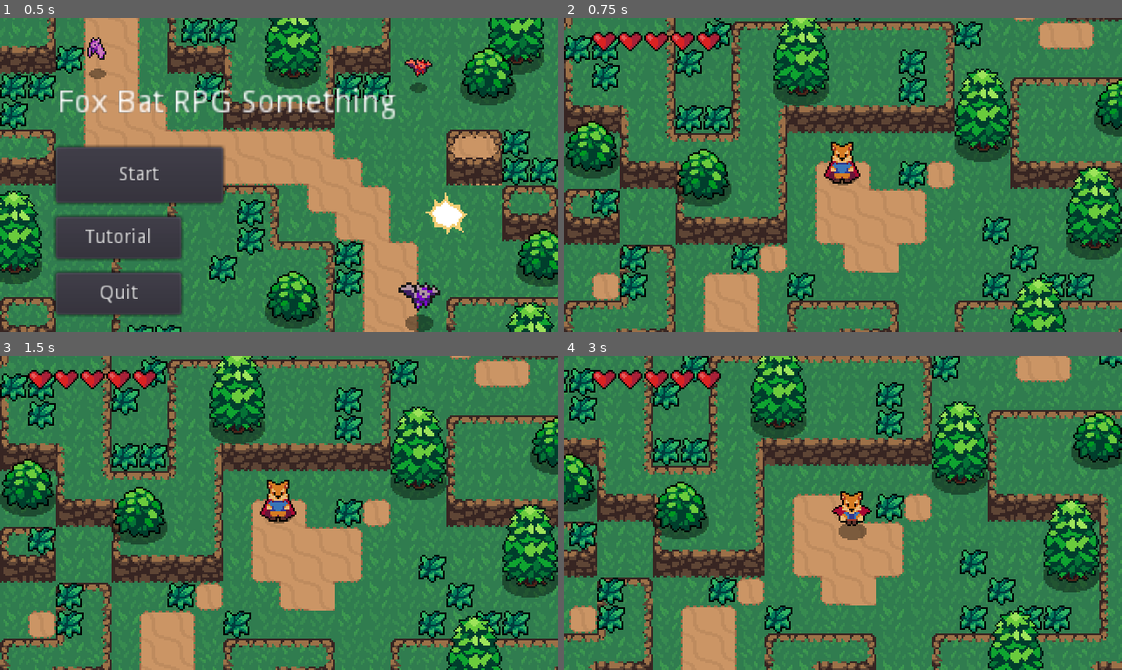
Above: before the commit, frames 1-4 (two rows, left to right).
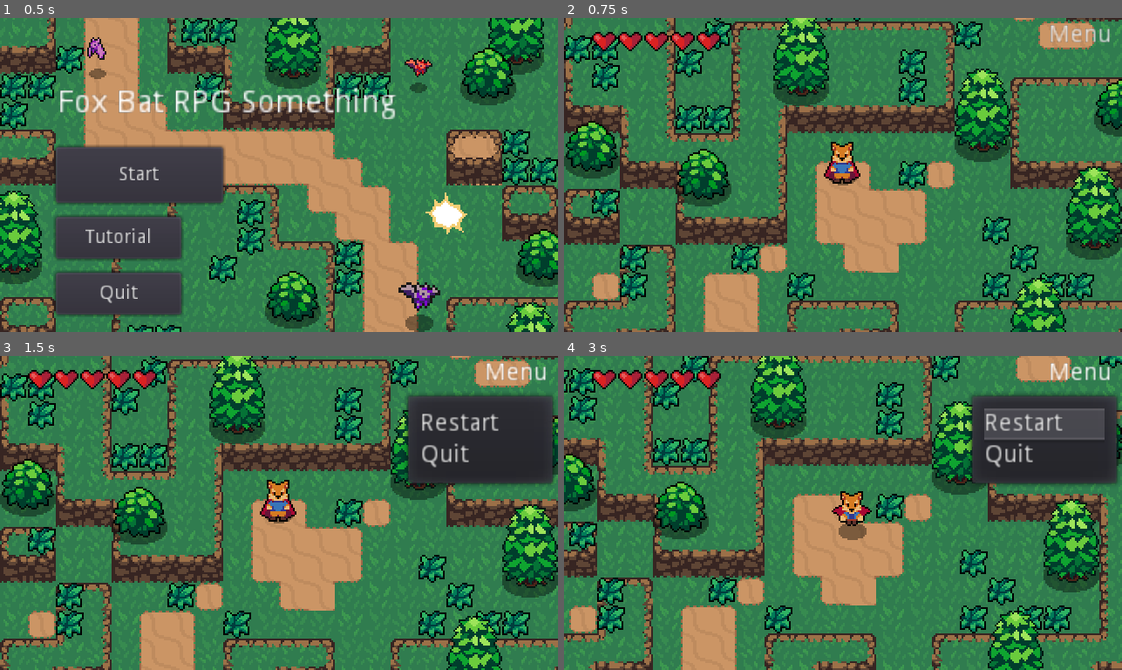
Above: after the commit, the same moments.

Repository: pmwatt/godot-tutorial
Game: Godot game, scene res://UI/Menu.tscn
Two runs of this game, one before a commit and one after it. Both use one fixed random seed, a clock stepped at 60 frames per second and the inputs below. The engine's default icon, where the game draws it, is replaced by a stand-in: a white triangle on a blue panel in a dark square.
Inputs (mouse positions are in pixels of both pictures, inside the frame that each line leads up to):
- Up to frame 1 (0.5 s): no input
- Up to frame 2 (0.75 s): click "Start" at 0.5 s
- Up to frame 3 (1.5 s): click (513, 374) at 1.25 s, where only the run after the commit has a clickable "Menu"
- Up to frame 4 (3 s): tap Enter at 2 s; move the mouse to (965, 497) at 2.02 s; hold Right (ui_right) 2.03-2.78 s; tap K (attack) at 2.1 s; move the mouse to (731, 528) at 2.77 s; hold Down (ui_down) from 2.78 s (still down); tap L (roll) at 2.85 s

Frame 1 is identical in both runs. In frame 2, 0.3% of the frame differs, in the area x 87-98%, y 2-8%; in frame 3, 7.6%; in frame 4, 7.8%, in the area x 72-100%, y 2-42%.

Commit message:
added in-game menu, new bug when restarting/quiting while playing

Diff:
--- a/Stats.gd
+++ b/Stats.gd
@@ -1,7 +1,7 @@
 extends Node
 
 # export as script variables
-export(int) var max_health = 4 setget set_max_health # just by default; global var for all nodes to access Player's health; enemy nodes inherit this
+export(int) var max_health = 5 setget set_max_health # just by default; global var for all nodes to access Player's health; enemy nodes inherit this
 var health = max_health setget set_health # whenever health gets reassigned, calls set_health
 # setget <setter>, <getter>
 
--- a/Stats.tscn
+++ b/Stats.tscn
@@ -4,4 +4,3 @@
 
 [node name="Stats" type="Node"]
 script = ExtResource( 1 )
-max_health = 5
--- a/UI/Menu.tscn
+++ b/UI/Menu.tscn
@@ -89,7 +89,7 @@
 tile_set = SubResource( 1 )
 cell_size = Vector2( 32, 32 )
 format = 1
-tile_data = PoolIntArray( -1, 0, 0, -65536, 0, 2, -65533, 0, …(499 unchanged characters)… , 131073, 393220, 0, 131073, 393221, 0, 65543, 393224, 0, 131072, 393225, 0, 131073, 393226, 0, 131074, 458757, 0, 131075 )
+tile_data = PoolIntArray( -1, 0, 0, -65536, 0, 2, -65533, 0, …(499 unchanged characters)… , 131073, 393220, 0, 131073, 393221, 0, 131074, 393224, 0, 131072, 393225, 0, 131073, 393226, 0, 131074 )
 
 [node name="Trees" type="YSort" parent="Back"]
 
--- /dev/null
+++ b/UI/MenuUI.gd
@@ -0,0 +1,19 @@
+extends MenuButton
+
+
+var popup
+
+func _ready():
+	popup = get_popup()
+	popup.connect("id_pressed", self, "_on_id_pressed")
+
+func _on_id_pressed(id):
+	match (id):
+		# both of these don't reset the game
+		# e.g. stuck at 0hp, white shaded sprite while getting hit
+		# grass got reset
+
+		0: # restart
+			get_tree().reload_current_scene()
+		1: # quit
+			get_tree().change_scene("res://UI/Menu.tscn")
--- /dev/null
+++ b/UI/MenuUI.tscn
@@ -0,0 +1,14 @@
+[gd_scene load_steps=2 format=2]
+
+[ext_resource path="res://UI/MenuUI.gd" type="Script" id=1]
+
+[node name="MenuUI" type="MenuButton"]
+margin_right = 48.0
+margin_bottom = 20.0
+focus_mode = 2
+text = "Menu"
+items = [ "Restart", null, 0, false, false, 0, 0, null, "", false, "Quit", null, 0, false, false, 1, 0, null, "", false ]
+script = ExtResource( 1 )
+__meta__ = {
+"_edit_use_anchors_": false
+}
--- a/World.tscn
+++ b/World.tscn
@@ -12,6 +12,7 @@
 [ext_resource path="res://Enemies/RedBat.tscn" type="PackedScene" id=10]
 [ext_resource path="res://Enemies/BossBat.tscn" type="PackedScene" id=11]
 [ext_resource path="res://World/grass1.jpg" type="Texture" id=12]
+[ext_resource path="res://UI/MenuUI.tscn" type="PackedScene" id=13]
 [ext_resource path="res://World/Goal.tscn" type="PackedScene" id=14]
 
 [sub_resource type="TileSet" id=2]
@@ -1035,3 +1036,7 @@
 margin_top = 8.0
 margin_right = 75.0
 margin_bottom = 19.0
+
+[node name="MenuUI" parent="CanvasLayer" instance=ExtResource( 13 )]
+margin_left = 272.0
+margin_right = 320.0
Not shown: 1 places in World.tscn that only renumber resources
